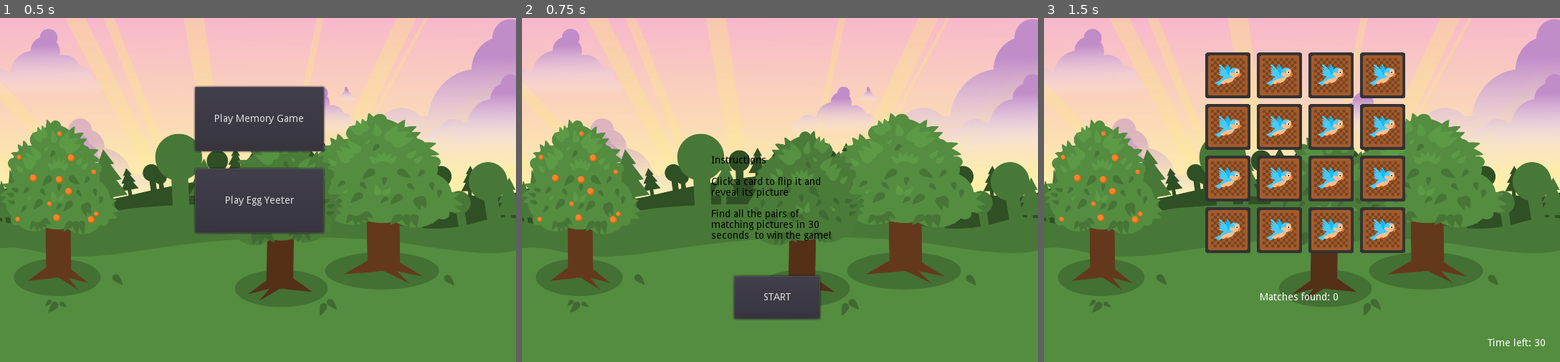
Above: before the commit, frames 1-3 (left to right).
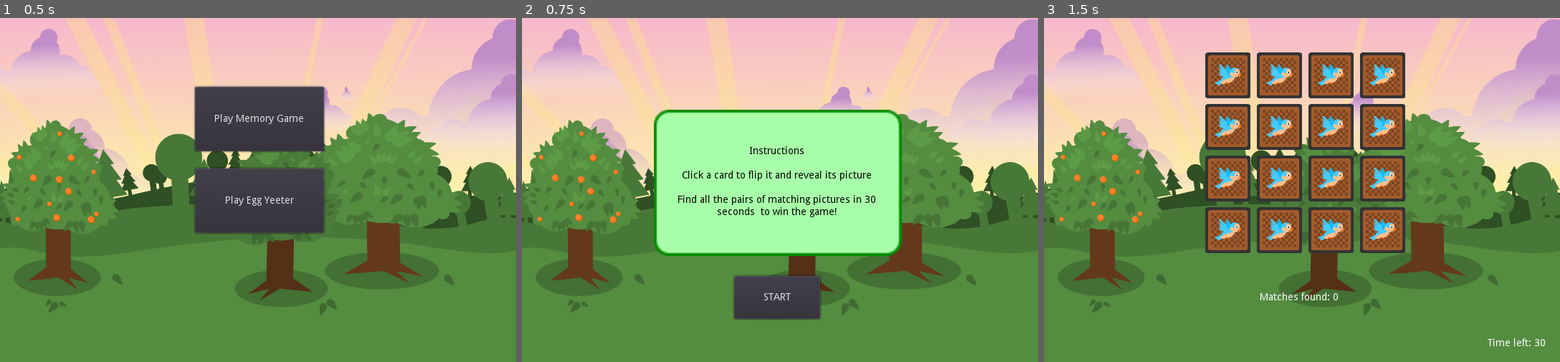
Above: after the commit, the same moments.

Repository: benfernandes/gamejam-august-2020
Game: Godot game, scene res://main.tscn
The game is run twice, just before and just after one commit, with the same random seed, the same clock (stepped at 60 frames per second) and the same inputs.
Inputs:
- Up to frame 1 (0.5 s): no input
- Up to frame 2 (0.75 s): click "Play Memory Game" at 0.5 s
- Up to frame 3 (1.5 s): click "START" at 1.25 s

Frame 1 is identical in both runs. In frame 2, 20% of the frame differs, in the area x 25-74%, y 26-70%; in frame 3, nothing differs.

Commit message:
Add boxes around text

Diff:
--- a/memory/HUD.gd
+++ b/memory/HUD.gd
@@ -8,12 +8,13 @@
 func _ready():
 	$MatchesFoundLabel.hide()
 	$TimeLeftLabel.hide()
+	$ResultsContainer.hide()
 	matches_found_template = "Matches found: %s"
 	time_left_template = "Time left: %s"
 
 func _on_StartButton_pressed():
 	$StartButton.hide()
-	$Instructions.hide()
+	$InstructionContainer.hide()
 	$MatchesFoundLabel.show()
 	$TimeLeftLabel.show()
 	emit_signal("start_game")
@@ -30,4 +31,5 @@
 	$TimeLeftLabel.text = time_left_string
 
 func display_result(win):
-	$ResultsLabel.text = "You won! :)" if win else "You lost :("
+	$ResultsContainer.show()
+	$ResultsContainer.get_node("Results").text = "You won! :)" if win else "You lost :("
--- a/memory/HUD.tscn
+++ b/memory/HUD.tscn
@@ -1,5 +1,6 @@
-[gd_scene load_steps=2 format=2]
+[gd_scene load_steps=3 format=2]
 
+[ext_resource path="res://assets/text_container_2.png" type="Texture" id=1]
 [ext_resource path="res://memory/HUD.gd" type="Script" id=2]
 
 [node name="HUD" type="CanvasLayer"]
@@ -11,21 +12,6 @@
 margin_right = 416.0
 margin_bottom = 420.0
 text = "START"
-__meta__ = {
-"_edit_use_anchors_": false
-}
-
-[node name="Instructions" type="RichTextLabel" parent="."]
-margin_left = 264.0
-margin_top = 192.0
-margin_right = 444.0
-margin_bottom = 312.0
-custom_colors/default_color = Color( 0, 0, 0, 1 )
-text = "Instructions
-
-Click a card to flip it and reveal its picture
-
-Find all the pairs of matching pictures in 30 seconds  to win the game!"
 __meta__ = {
 "_edit_use_anchors_": false
 }
@@ -65,4 +51,57 @@
 __meta__ = {
 "_edit_use_anchors_": false
 }
+
+[node name="InstructionContainer" type="TextureRect" parent="."]
+margin_left = 184.0
+margin_top = 128.0
+margin_right = 357.0
+margin_bottom = 230.0
+rect_scale = Vector2( 2, 2 )
+mouse_filter = 2
+texture = ExtResource( 1 )
+__meta__ = {
+"_edit_group_": true,
+"_edit_use_anchors_": false
+}
+
+[node name="Instructions" type="Label" parent="InstructionContainer"]
+margin_left = 16.0
+margin_right = 296.0
+margin_bottom = 202.0
+rect_scale = Vector2( 0.5, 0.5 )
+custom_colors/font_color = Color( 0, 0, 0, 1 )
+text = "Instructions
+
+Click a card to flip it and reveal its picture
+
+Find all the pairs of matching pictures in 30 seconds  to win the game!"
+align = 1
+valign = 1
+autowrap = true
+__meta__ = {
+"_edit_group_": true
+}
+
+[node name="ResultsContainer" type="TextureRect" parent="."]
+margin_left = 272.0
+margin_top = 176.0
+margin_right = 445.0
+margin_bottom = 278.0
+mouse_filter = 2
+texture = ExtResource( 1 )
+__meta__ = {
+"_edit_group_": true,
+"_edit_use_anchors_": false
+}
+
+[node name="Results" type="Label" parent="ResultsContainer"]
+margin_right = 173.0
+margin_bottom = 102.0
+custom_colors/font_color = Color( 0, 0, 0, 1 )
+align = 1
+valign = 1
+__meta__ = {
+"_edit_use_anchors_": false
+}
 [connection signal="pressed" from="StartButton" to="." method="_on_StartButton_pressed"]
Binary file added: assets/text_container_2.png
Not shown, added: assets/text_container_2.png.import
